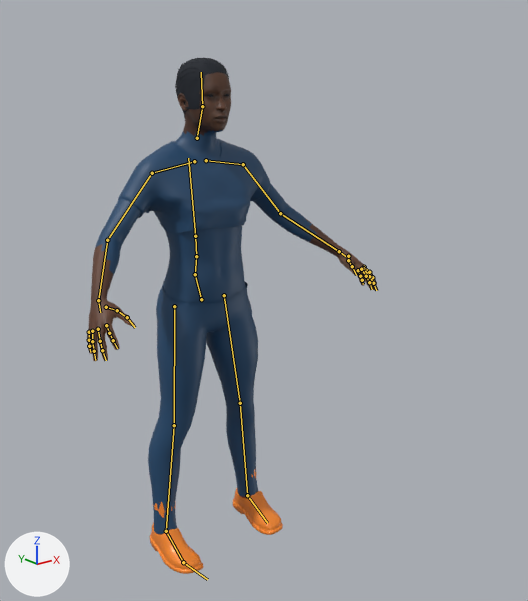
Renders of the glTF model src/assets/3d/kicklab-direction-c-athlete/v2/kicklab-makehuman-athlete.glb from each side of a commit.
Before and after are seen from a 50 mm camera at (-1.41, -2.13, 1.75) aimed at (0.11, -0.23, 0.99). The axes (+X, +Y, +Z) are drawn at lower left. The lights are the same throughout. The first picture is the older version. The bones that change, and the others that lie on the model, are drawn over the model as lines.

Names of what the first picture shows: 'KickLabCoreEyes', 'KickLabCoreFootballBoots', 'KickLabCoreShortHair', 'KickLabCoreSportsuit', 'KickLabMakeHumanAthlete'.
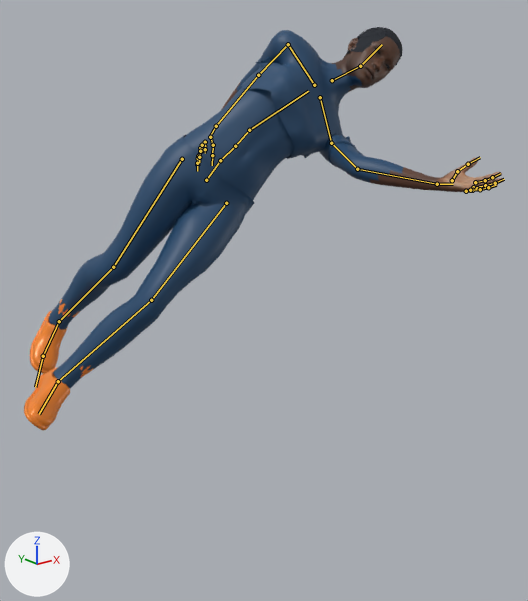
The newer file adds an action. The first version stands in its rest pose; the second is drawn at frame 17 of the action 'KeeperDive'.

The edits, one by one:
Bone 'pelvis' (bone_pelvis) moves from (0.0, 0.0, 0.0) to (0.0, 0.38, 0.22).
Bone 'pelvis' (bone_pelvis) turns from (0, 0, 0) to (6, 3, -49) degrees about its own x, y and z.
Bone 'spine_03' (bone_spine_03) turns from (0, 0, 0) to (-5, 5, -16) degrees about its own x, y and z.
Bone 'upperarm_l' (bone_upperarm_l) turns from (0, 0, 0) to (77, -13, -63) degrees about its own x, y and z.
Bone 'lowerarm_l' (bone_lowerarm_l) turns from (0, 0, 0) to (5, 0, 0) degrees about its own x, y and z.
Bone 'upperarm_r' (bone_upperarm_r) turns from (0, 0, 0) to (-77, 13, 63) degrees about its own x, y and z.
Bone 'lowerarm_r' (bone_lowerarm_r) turns from (0, 0, 0) to (-5, 0, 0) degrees about its own x, y and z.
Bone 'head' (bone_head) turns from (0, 0, 0) to (3, 0, 13) degrees about its own x, y and z.
Bone 'thigh_l' (bone_thigh_l) turns from (0, 0, 0) to (-11, 0, 14) degrees about its own x, y and z.
Bone 'calf_l' (bone_calf_l) turns from (0, 0, 0) to (31, 0, 0) degrees about its own x, y and z.
Bone 'thigh_r' (bone_thigh_r) turns from (0, 0, 0) to (19, 0, -10) degrees about its own x, y and z.
Bone 'calf_r' (bone_calf_r) turns from (0, 0, 0) to (28, 0, 0) degrees about its own x, y and z.

Where the change shows, as pixel boxes (x1, y1, x2, y2) in the pictures (528 x 601 px):
'KickLabCoreSportsuit', posed (100% wider, 9% shorter)
    before: (118, 139, 271, 534)
    after: (49, 30, 356, 388)
'KickLabMakeHumanAthlete', posed (10% wider, 41% shorter)
    before: (87, 72, 378, 361)
    after: (184, 37, 504, 206)
'KickLabCoreFootballBoots', posed
    before: (150, 469, 283, 574)
    after: (24, 299, 93, 430)
'KickLabCoreShortHair', posed
    before: (175, 58, 229, 118)
    after: (344, 27, 402, 79)
'KickLabCoreEyes', posed
    before: (207, 94, 229, 97)
    after: (375, 48, 389, 69)
bone 'pelvis', root to tip
    before: (201, 299) to (195, 274)
    after: (206, 180) to (220, 160)
bone 'spine_03', root to tip
    before: (195, 236) to (188, 158)
    after: (249, 130) to (308, 91)
bone 'upperarm_l', root to tip
    before: (243, 164) to (280, 213)
    after: (331, 143) to (357, 169)
bone 'lowerarm_l', root to tip
    before: (280, 213) to (339, 251)
    after: (357, 169) to (437, 184)
bone 'upperarm_r', root to tip
    before: (152, 173) to (107, 240)
    after: (288, 44) to (258, 75)
bone 'lowerarm_r', root to tip
    before: (107, 240) to (98, 300)
    after: (258, 75) to (216, 126)
bone 'head', root to tip
    before: (202, 106) to (201, 72)
    after: (360, 66) to (382, 44)
bone 'thigh_l', root to tip
    before: (224, 295) to (240, 403)
    after: (226, 203) to (151, 300)
bone 'calf_l', root to tip
    before: (240, 403) to (247, 495)
    after: (151, 300) to (58, 381)
bone 'thigh_r', root to tip
    before: (174, 306) to (174, 425)
    after: (182, 159) to (113, 267)
bone 'calf_r', root to tip
    before: (174, 425) to (166, 531)
    after: (113, 267) to (59, 321)
